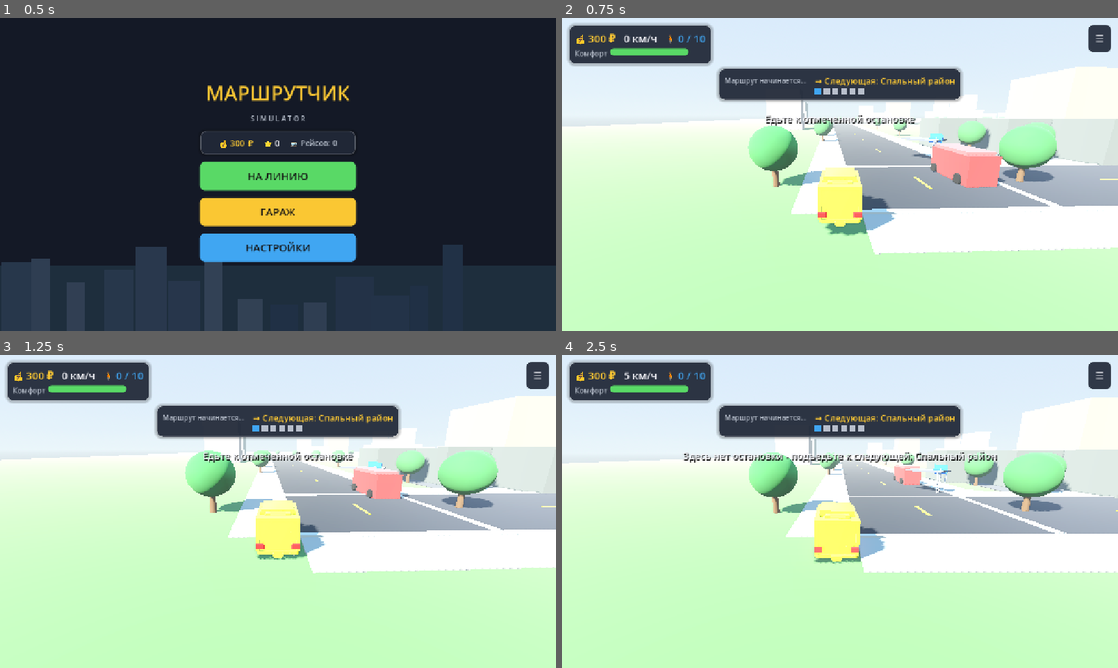
Above: before the commit, frames 1-4 (two rows, left to right).
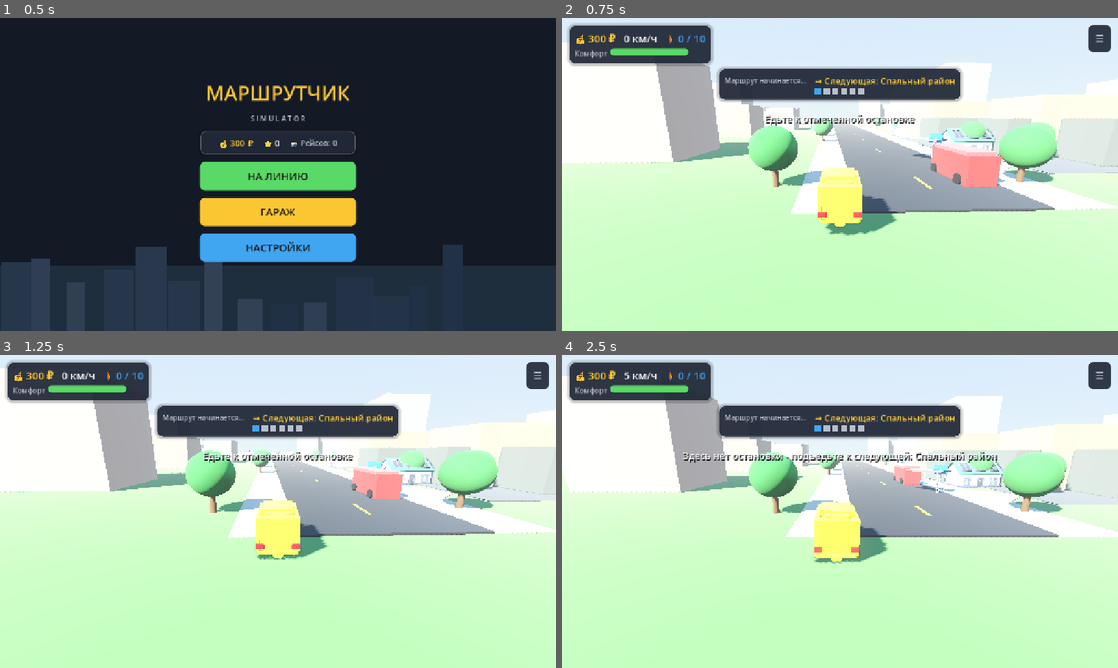
Above: after the commit, the same moments.

Repository: LuardeGames/marshrutchik_sim
Game: Godot game, scene res://scenes/main_menu/main_menu.tscn
The game is run twice, just before and just after one commit, with the same random seed, the same clock (stepped at 60 frames per second) and the same inputs.
Inputs:
- Up to frame 1 (0.5 s): no input
- Up to frame 2 (0.75 s): click "НА ЛИНИЮ" at 0.5 s
- Up to frame 3 (1.25 s): no input
- Up to frame 4 (2.5 s): hold D (steer_right) 1.28-2.03 s; tap E (doors) at 1.35, 2.1 s; hold S (brake) from 2.03 s (still down)

Frame 1 is identical in both runs. In frame 2, 18% of the frame differs, in the area x 0-100%, y 7-76%; in frame 3, 17%; in frame 4, 18%.

Commit message:
Visible waiting passengers, denser city, big draw-call cut
Passengers (main ask - 'add people at stops to pick up'):
- PassengerManager now spawns each waiting passenger as a real, standing
  NPC right at their stop as soon as the trip starts, arranged in a loose
  queue - not conjured out of thin air the moment the bus happens to dock.
  Boarding walks that same NPC to the door instead of creating a new one;
  the competitor taking passengers now visibly shrinks the queue (fade +
  despawn) instead of just decrementing a number nobody could see change.

City density ('город плотный надо'):
- WorldBuilder filler: tighter segment spacing (40m -> 26m), higher spawn
  odds per slot, plus a second cheaper back row of buildings for skyline
  depth, and more frequent roadside shops/kiosks.

Performance (FPS + build size, for Yandex Games):
- Project-wide rendering method forced to gl_compatibility - the only
  method WebGL2 export actually supports, and the cheapest one, so what's
  tested in the editor now matches what ships instead of silently
  falling back at export time.
- Road dressing (asphalt strips, lane dashes, curbs, sidewalks) and the
  filler buildings/windows rewritten from one MeshInstance3D per piece to
  MultiMeshInstance3D batches (per-instance vertex color for the
  buildings' palette). Measured on the same dense map: World mesh
  instance count 786 -> 186, with density if anything higher than before.
  Batched buildings keep real per-building collision via small invisible
  StaticBody3D boxes generated alongside the visual batch.

Verified with the real GPU renderer (opengl3, offscreen X11): standing
queue visible and shrinking, boarding end-to-end, no new stuck-at-spawn
regression from the denser filler, before/after mesh counts measured
directly from the scene tree.

Co-Authored-By: Claude Sonnet 5 <noreply@anthropic.com>

Diff:
--- a/project.godot
+++ b/project.godot
@@ -72,6 +72,15 @@
 
 [rendering]
 
+# Web export only supports the Compatibility (GLES3/WebGL2) rendering
+# method - Forward+ and Mobile both need features WebGL2 doesn't have.
+# Setting it as the project-wide default (not just a web override) means
+# what's tested in the editor matches what actually ships to Yandex Games,
+# and it's also the cheapest renderer, which helps FPS on low-end laptops
+# and phones - the target hardware for this build.
+renderer/rendering_method="gl_compatibility"
+renderer/rendering_method.mobile="gl_compatibility"
 textures/canvas_textures/default_texture_filter=1
 environment/defaults/default_clear_color=Color(0.55, 0.72, 0.85, 1)
 anti_aliasing/quality/msaa_3d=1
+textures/vram_compression/import_etc2_astc=true
--- a/scripts/passengers/passenger.gd
+++ b/scripts/passengers/passenger.gd
@@ -46,6 +46,9 @@
 	# subtle bob while walking
 	rotation.y = lerp_angle(rotation.y, atan2(to_target.x, to_target.z), 8.0 * delta)
 
+func is_walking() -> bool:
+	return _walking
+
 func react_to_jolt() -> void:
 	# small comedic reaction to harsh braking/turns - visual bump
 	var tw := create_tween()
--- a/scripts/passengers/passenger_manager.gd
+++ b/scripts/passengers/passenger_manager.gd
@@ -3,13 +3,20 @@
 ## Owns passenger spawning, boarding, riding and alighting. Deliberately
 ## avoids navmesh/AI - passengers just walk in straight lines to/from the
 ## vehicle's door, which reads perfectly well at arcade speed.
+##
+## Waiting passengers are spawned as real, standing NPCs right at their stop
+## as soon as the trip starts (not conjured out of thin air when the bus
+## happens to arrive), so the player can actually see who they're about to
+## pick up - and see the group get smaller if the competitor beats them
+## there.
 
 var vehicle: VehicleController
 var route_manager: RouteManager
 var world_parent: Node3D
 var stop_ids_in_order: Array[int] = []
-
-# stop_id -> Array[Dictionary] {archetype, fare, destination_stop_id}
+var _stops_by_id: Dictionary = {}
+
+# stop_id -> Array[Dictionary] {archetype, fare, destination_stop_id, node}
 var waiting: Dictionary = {}
 # Dictionary {archetype, fare, destination_stop_id} for onboard passengers
 var aboard: Array[Dictionary] = []
@@ -22,6 +29,8 @@
 	route_manager = route_mgr
 	world_parent = parent
 	stop_ids_in_order = stops_order
+	for stop in route_manager.stops:
+		_stops_by_id[stop.stop_id] = stop
 	vehicle.doors_toggled.connect(_on_doors_toggled)
 	route_manager.stop_arrived.connect(_on_stop_arrived)
 	for stop in route_manager.stops:
@@ -31,13 +40,30 @@
 func _generate_waiting(stop_id: int) -> void:
 	if stop_id == stop_ids_in_order[stop_ids_in_order.size() - 1]:
 		return # nobody waits to board at the final terminus
+	var stop: StopArea = _stops_by_id.get(stop_id)
 	var list: Array = waiting.get(stop_id, [])
 	var count := randi_range(1, 4)
 	for i in range(count):
 		var archetype := PassengerCatalog.random_archetype()
 		var dest := _pick_destination(stop_id)
-		list.append({"archetype": archetype, "fare": archetype.base_fare + randi_range(-archetype.fare_variance, archetype.fare_variance), "destination_stop_id": dest})
+		var fare := archetype.base_fare + randi_range(-archetype.fare_variance, archetype.fare_variance)
+		var node := _spawn_standing_passenger(stop, archetype, i, count)
+		list.append({"archetype": archetype, "fare": fare, "destination_stop_id": dest, "node": node})
 	waiting[stop_id] = list
+
+## Spawns a passenger standing near the stop's shelter, arranged in a loose
+## little queue rather than one on top of the other.
+func _spawn_standing_passenger(stop: StopArea, archetype: PassengerArchetype, index: int, total: int) -> Passenger:
+	var p := Passenger.new()
+	world_parent.add_child(p)
+	p.setup(archetype)
+	var lane_offset: float = (index - (total - 1) / 2.0) * 1.3
+	p.global_position = stop.global_position + Vector3(2.6 + randf_range(-0.4, 0.4), 0, lane_offset)
+	var face_target := stop.global_position
+	face_target.y = p.global_position.y
+	if face_target.distance_to(p.global_position) > 0.05:
+		p.look_at(face_target, Vector3.UP)
+	return p
 
 func _pick_destination(from_stop_id: int) -> int:
 	var idx := stop_ids_in_order.find(from_stop_id)
@@ -58,10 +84,21 @@
 		return 0
 	var take: int = min(list.size(), randi_range(1, 3))
 	for i in range(take):
-		list.pop_front()
+		var entry: Dictionary = list.pop_front()
+		_despawn_taken_passenger(entry.get("node"))
 	waiting[stop_id] = list
 	EventBus.competitor_took_passengers.emit(stop_id, take)
 	return take
+
+## Shrinks & fades a standing passenger out when the competitor picks them
+## up instead of the player, so the queue visibly gets shorter.
+func _despawn_taken_passenger(node) -> void:
+	if node == null or not is_instance_valid(node):
+		return
+	var p: Passenger = node
+	var tw: Tween = p.create_tween()
+	tw.tween_property(p, "scale", Vector3.ZERO, 0.3)
+	tw.tween_callback(p.queue_free)
 
 func _on_stop_arrived(stop: StopArea, quality: String) -> void:
 	var bonus := 25 if quality == "good" else 8
@@ -105,17 +142,24 @@
 	var boarding_count: int = min(list.size(), free_seats)
 	for i in range(boarding_count):
 		var entry: Dictionary = list.pop_front()
-		_spawn_boarding_passenger(stop, entry)
+		_send_passenger_to_board(entry)
 	waiting[stop.stop_id] = list
-
-func _spawn_boarding_passenger(stop: StopArea, entry: Dictionary) -> void:
-	var p := Passenger.new()
-	world_parent.add_child(p)
-	p.setup(entry.archetype)
-	p.fare = entry.fare
-	p.destination_stop_id = entry.destination_stop_id
-	var side := 1 if randf() > 0.5 else -1
-	p.global_position = stop.global_position + Vector3(randf_range(-2.0, 2.0), 0, randf_range(-3.0, 3.0)) + Vector3(2.2 * side, 0, 0)
+	_reflow_queue(stop)
+
+## Walks an already-standing passenger (spawned back in _generate_waiting)
+## over to the door and pays their fare on arrival - no new node created,
+## it's the same NPC the player saw waiting.
+func _send_passenger_to_board(entry: Dictionary) -> void:
+	var p: Passenger = entry.get("node")
+	if p == null or not is_instance_valid(p):
+		# NPC got cleaned up some other way - still honor the boarding so
+		# money/seat accounting stays correct.
+		vehicle.passengers_aboard += 1
+		AudioManager.play_boarding()
+		EconomyManager.add_fare(entry.fare)
+		EventBus.passenger_boarded.emit(entry)
+		aboard.append(entry)
+		return
 	var door_pos := vehicle.global_position + vehicle.global_transform.basis.x * (vehicle.definition.width / 2.0 + 0.3)
 	vehicle.passengers_aboard += 1
 	var speed := 1.6 * _boost_boarding_speed
@@ -129,6 +173,19 @@
 		tw.tween_property(p, "scale", Vector3.ZERO, 0.25)
 		tw.tween_callback(p.queue_free)
 	, CONNECT_ONE_SHOT)
+
+## After some passengers leave the queue, shuffle the remaining ones inward
+## so they don't look like they're waiting in a queue with gaps in it.
+func _reflow_queue(stop: StopArea) -> void:
+	var list: Array = waiting.get(stop.stop_id, [])
+	for i in range(list.size()):
+		var entry: Dictionary = list[i]
+		var p: Passenger = entry.get("node")
+		if p == null or not is_instance_valid(p) or p.is_walking():
+			continue
+		var lane_offset: float = (i - (list.size() - 1) / 2.0) * 1.3
+		var target := stop.global_position + Vector3(2.6, 0, lane_offset)
+		p.walk_to(target, 1.4)
 
 func _alight_passengers(stop: StopArea) -> void:
 	var leaving: Array[Dictionary] = []
--- a/scripts/world/world_builder.gd
+++ b/scripts/world/world_builder.gd
@@ -141,6 +141,14 @@
 	body.add_child(mesh_inst)
 	parent.add_child(body)
 
+## Builds the whole road network (asphalt strips, lane dashes, curbs,
+## sidewalks) as four MultiMeshInstance3D batches instead of one
+## MeshInstance3D per piece. The naive version was ~260 separate draw calls
+## just for road dressing (dashed lines alone were ~150, one box each) -
+## everything here shares one unit BoxMesh per batch and gets its per-piece
+## size/rotation/position baked into its MultiMesh instance transform, which
+## collapses that down to 4 draw calls total. Matters a lot for a WebGL
+## export where draw call count is usually the first thing to bite FPS.
 static func _build_road(parent: Node3D, waypoints: Array[Vector3]) -> void:
 	var road_root := Node3D.new()
 	road_root.name = "Road"
@@ -156,6 +164,11 @@
 	sidewalk_mat.albedo_color = Color(0.68, 0.66, 0.62)
 	sidewalk_mat.roughness = 0.95
 
+	var road_entries: Array = []
+	var dash_entries: Array = []
+	var curb_entries: Array = []
+	var sidewalk_entries: Array = []
+
 	var n := waypoints.size()
 	for i in range(n):
 		var a: Vector3 = waypoints[i]
@@ -165,53 +178,55 @@
 		var dir := (b - a).normalized()
 		var angle := atan2(dir.x, dir.z)
 
-		var seg := MeshInstance3D.new()
-		var seg_mesh := BoxMesh.new()
-		seg_mesh.size = Vector3(ROAD_WIDTH, 0.12, length)
-		seg.mesh = seg_mesh
-		seg.material_override = asphalt
-		seg.position = Vector3(mid.x, 0.06, mid.z)
-		seg.rotation.y = angle
-		road_root.add_child(seg)
-
-		# center dashed line (few short boxes)
+		road_entries.append({"size": Vector3(ROAD_WIDTH, 0.12, length), "position": Vector3(mid.x, 0.06, mid.z), "y_rot": angle})
+
+		# center dashed line
 		var dash_count: int = max(2, int(length / 8.0))
 		for d in range(dash_count):
 			if d % 2 != 0:
 				continue
 			var t: float = float(d) / float(dash_count)
 			var dash_pos: Vector3 = a.lerp(b, t)
-			var dash := MeshInstance3D.new()
-			var dash_mesh := BoxMesh.new()
-			dash_mesh.size = Vector3(0.25, 0.02, 3.0)
-			dash.mesh = dash_mesh
-			dash.material_override = line_mat
-			dash.position = Vector3(dash_pos.x, 0.13, dash_pos.z)
-			dash.rotation.y = angle
-			road_root.add_child(dash)
-
-		# curbs both sides
+			dash_entries.append({"size": Vector3(0.25, 0.02, 3.0), "position": Vector3(dash_pos.x, 0.13, dash_pos.z), "y_rot": angle})
+
+		# curbs + sidewalks, both sides
 		var perp := Vector3(-dir.z, 0, dir.x)
-		for side in [-1.0, 1.0]:
-			var curb := MeshInstance3D.new()
-			var curb_mesh := BoxMesh.new()
-			curb_mesh.size = Vector3(0.35, 0.22, length)
-			curb.mesh = curb_mesh
-			curb.material_override = curb_mat
-			curb.position = mid + perp * side * (ROAD_WIDTH / 2.0 + 0.2)
-			curb.position.y = 0.11
-			curb.rotation.y = angle
-			road_root.add_child(curb)
-
-			var sidewalk := MeshInstance3D.new()
-			var sidewalk_mesh := BoxMesh.new()
-			sidewalk_mesh.size = Vector3(3.2, 0.1, length)
-			sidewalk.mesh = sidewalk_mesh
-			sidewalk.material_override = sidewalk_mat
-			sidewalk.position = mid + perp * side * (ROAD_WIDTH / 2.0 + 1.9)
-			sidewalk.position.y = 0.05
-			sidewalk.rotation.y = angle
-			road_root.add_child(sidewalk)
+		var road_sides: Array[float] = [-1.0, 1.0]
+		for side in road_sides:
+			var curb_pos: Vector3 = mid + perp * side * (ROAD_WIDTH / 2.0 + 0.2)
+			curb_pos.y = 0.11
+			curb_entries.append({"size": Vector3(0.35, 0.22, length), "position": curb_pos, "y_rot": angle})
+
+			var sidewalk_pos: Vector3 = mid + perp * side * (ROAD_WIDTH / 2.0 + 1.9)
+			sidewalk_pos.y = 0.05
+			sidewalk_entries.append({"size": Vector3(3.2, 0.1, length), "position": sidewalk_pos, "y_rot": angle})
+
+	_multimesh_boxes(road_root, "RoadStrips", asphalt, road_entries)
+	_multimesh_boxes(road_root, "LaneDashes", line_mat, dash_entries)
+	_multimesh_boxes(road_root, "Curbs", curb_mat, curb_entries)
+	_multimesh_boxes(road_root, "Sidewalks", sidewalk_mat, sidewalk_entries)
+
+## Batches a list of {size, position, y_rot} box specs into a single
+## MultiMeshInstance3D (one draw call) using a shared unit BoxMesh scaled
+## per-instance via each entry's MultiMesh transform.
+static func _multimesh_boxes(parent: Node3D, name: String, material: Material, entries: Array) -> void:
+	if entries.is_empty():
+		return
+	var mm := MultiMesh.new()
+	mm.transform_format = MultiMesh.TRANSFORM_3D
+	var mesh := BoxMesh.new()
+	mesh.size = Vector3.ONE
+	mm.mesh = mesh
+	mm.instance_count = entries.size()
+	for i in range(entries.size()):
+		var e: Dictionary = entries[i]
+		var basis := Basis.from_euler(Vector3(0, e.y_rot, 0)).scaled(e.size)
+		mm.set_instance_transform(i, Transform3D(basis, e.position))
+	var inst := MultiMeshInstance3D.new()
+	inst.multimesh = mm
+	inst.material_override = material
+	inst.name = name
+	parent.add_child(inst)
 
 static func _build_traffic_lights(parent: Node3D, waypoints: Array[Vector3]) -> void:
 	var corner_indices := [2, 7, 10]
@@ -426,37 +441,118 @@
 	band.material_override = mat
 	building.add_child(band)
 
+## Fills the loop with a populated-feeling backdrop: a near row of full
+## detail buildings (window bands) plus a second, cheaper back row (flat
+## box, no extra mesh) for skyline depth, and roadside shops/kiosks.
+## Segment spacing and spawn odds are tuned for "dense" while keeping the
+## back row cheap (one draw call each) since this runs across the whole
+## ~2.4km loop and total node/mesh count matters for web performance.
 static func _build_filler(parent: Node3D, waypoints: Array[Vector3], rng: RandomNumberGenerator) -> void:
 	var colors := [Color(0.7, 0.65, 0.6), Color(0.6, 0.62, 0.68), Color(0.68, 0.58, 0.5), Color(0.5, 0.55, 0.5)]
+	var back_colors := [Color(0.62, 0.6, 0.58), Color(0.55, 0.58, 0.62), Color(0.6, 0.54, 0.5)]
+	# Collected instead of built one-MeshInstance3D-at-a-time: with density
+	# this high across the whole ~2.4km loop, that was 400+ draw calls on
+	# its own. Bodies/back-row/windows each become a single MultiMesh batch
+	# below; only a lightweight invisible collision box is still spawned
+	# per near-building (buildings are the one thing you can actually drive
+	# into, so they keep real collision - the back row and windows don't
+	# need any).
+	var front_entries: Array = []
+	var back_entries: Array = []
+	var window_entries: Array = []
 	var n := waypoints.size()
 	for i in range(n):
 		var a: Vector3 = waypoints[i]
 		var b: Vector3 = waypoints[(i + 1) % n]
-		var segments := int(a.distance_to(b) / 40.0)
+		var segments := int(a.distance_to(b) / 26.0)
 		var dir := (b - a).normalized()
 		var perp := Vector3(-dir.z, 0, dir.x)
 		for s in range(segments):
-			if rng.randf() > 0.6:
-				continue
 			var t: float = (s + 0.5) / float(max(segments, 1))
 			var base_pos: Vector3 = a.lerp(b, t)
 			var sides: Array[float] = [-1.0, 1.0]
 			for side in sides:
-				if rng.randf() > 0.55:
+				if rng.randf() > 0.8:
 					continue
-				var dist: float = rng.randf_range(20.0, 36.0)
+				var dist: float = rng.randf_range(19.0, 33.0)
 				var pos: Vector3 = base_pos + perp * side * dist
-				var height: float = rng.randf_range(6.0, 16.0)
+				var height: float = rng.randf_range(6.0, 17.0)
 				var w: float = rng.randf_range(8.0, 13.0)
 				var d: float = rng.randf_range(8.0, 13.0)
-				var bldg: Node3D = _box(parent, pos + Vector3(0, height / 2.0, 0), Vector3(w, height, d), _jitter(colors[rng.randi() % colors.size()], rng))
-				_add_window_band(bldg, Vector3(w, height, d))
+				var size := Vector3(w, height, d)
+				var center := pos + Vector3(0, height / 2.0, 0)
+				front_entries.append({"size": size, "position": center, "y_rot": 0.0, "color": _jitter(colors[rng.randi() % colors.size()], rng)})
+				window_entries.append({"size": size * Vector3(0.92, 0.5, 0.92), "position": center, "y_rot": 0.0})
+				_invisible_collider(parent, center, size)
+				# second, cheaper row further back for a denser skyline
+				if rng.randf() < 0.6:
+					var back_dist: float = dist + rng.randf_range(14.0, 22.0)
+					var back_pos: Vector3 = base_pos + perp * side * back_dist
+					var back_height: float = rng.randf_range(8.0, 22.0)
+					var back_w: float = rng.randf_range(9.0, 15.0)
+					var back_d: float = rng.randf_range(9.0, 15.0)
+					var back_size := Vector3(back_w, back_height, back_d)
+					var back_center := back_pos + Vector3(0, back_height / 2.0, 0)
+					back_entries.append({"size": back_size, "position": back_center, "y_rot": 0.0, "color": _jitter(back_colors[rng.randi() % back_colors.size()], rng, 0.04)})
+					_invisible_collider(parent, back_center, back_size)
 			# small shop/kiosk near the road on one side - real low-poly model
-			if rng.randf() > 0.5:
+			if rng.randf() > 0.35:
 				var kiosk_side: float = -1.0 if rng.randf() > 0.5 else 1.0
 				var kiosk_pos: Vector3 = base_pos + perp * kiosk_side * 11.0
 				var model: String = SHOP_MODELS[rng.randi() % SHOP_MODELS.size()]
 				_model_prop(parent, model, kiosk_pos, rng.randf_range(4.0, 6.0), rng.randf() * TAU)
+
+	var body_mat := StandardMaterial3D.new()
+	body_mat.roughness = 0.9
+	body_mat.vertex_color_use_as_albedo = true
+	_multimesh_colored_boxes(parent, "FillerFront", body_mat, front_entries)
+	_multimesh_colored_boxes(parent, "FillerBack", body_mat, back_entries)
+
+	var window_mat := StandardMaterial3D.new()
+	window_mat.albedo_color = Color(0.55, 0.75, 0.85, 0.7)
+	window_mat.transparency = BaseMaterial3D.TRANSPARENCY_ALPHA
+	window_mat.emission_enabled = true
+	window_mat.emission = Color(0.6, 0.7, 0.5)
+	window_mat.emission_energy_multiplier = 0.15
+	_multimesh_boxes(parent, "FillerWindows", window_mat, window_entries)
+
+## An invisible StaticBody3D collision box - used where a building's visual
+## comes from a MultiMesh batch (which can't carry per-instance collision)
+## but the box should still stop the player from driving through it.
+static func _invisible_collider(parent: Node3D, pos: Vector3, size: Vector3) -> void:
+	var body := StaticBody3D.new()
+	body.collision_layer = 1
+	var col := CollisionShape3D.new()
+	var shape := BoxShape3D.new()
+	shape.size = size
+	col.shape = shape
+	body.add_child(col)
+	body.position = pos
+	parent.add_child(body)
+
+## Same idea as _multimesh_boxes but with a per-instance vertex color
+## (material must have vertex_color_use_as_albedo enabled) so a batch of
+## boxes can still look like a palette of different buildings.
+static func _multimesh_colored_boxes(parent: Node3D, name: String, material: Material, entries: Array) -> void:
+	if entries.is_empty():
+		return
+	var mm := MultiMesh.new()
+	mm.transform_format = MultiMesh.TRANSFORM_3D
+	mm.use_colors = true
+	var mesh := BoxMesh.new()
+	mesh.size = Vector3.ONE
+	mm.mesh = mesh
+	mm.instance_count = entries.size()
+	for i in range(entries.size()):
+		var e: Dictionary = entries[i]
+		var basis := Basis.from_euler(Vector3(0, e.y_rot, 0)).scaled(e.size)
+		mm.set_instance_transform(i, Transform3D(basis, e.position))
+		mm.set_instance_color(i, e.color)
+	var inst := MultiMeshInstance3D.new()
+	inst.multimesh = mm
+	inst.material_override = material
+	inst.name = name
+	parent.add_child(inst)
 
 static func _build_trees(parent: Node3D, waypoints: Array[Vector3]) -> void:
 	var multimesh := MultiMesh.new()
Not shown, changed: README.md
